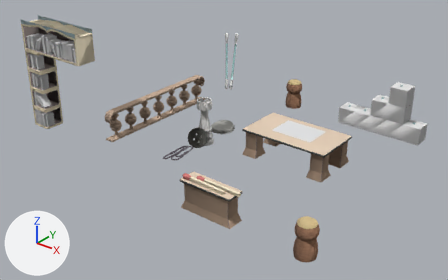
The glTF model www/models/lba2/iso_scenes/92.glb as it was, and as the next commit left it.
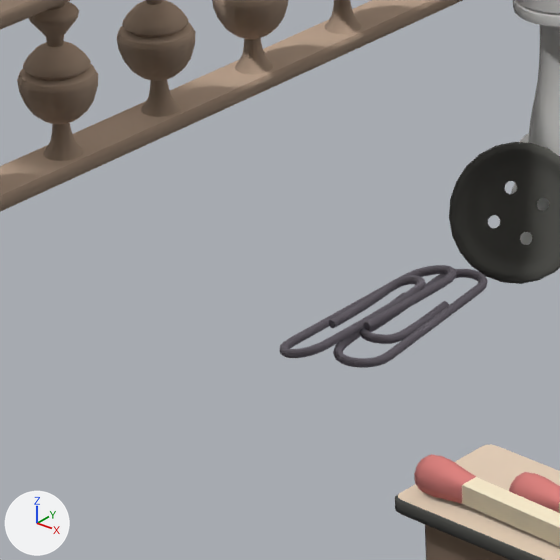
The first picture shows the older version from a camera (50 mm lens) standing at (41.9, -61.8, 16.3) and looking at (23.8, -39.2, 2.3). The close-ups show both versions on the part from 27% to 45% of the width and 38% to 67% of the height of that picture; other places that the commit changed are outside them. Lighting does not change. The marker at lower left points along +X, +Y and +Z. Where no turn or scale is listed for an object, it has been applied to the vertices.

Script lines for the objects in view, before the commit:
```python
me_mesh_0 = bpy.data.meshes.new('Mesh_0')
me_mesh_0.from_pydata(...)  # 11632 vertices, 22800 faces; spans x 16.0..31.9, y -45.0..-30.0, z 1.0..8.5
me_mesh_0.materials.append(mat_material_0)
ob_colored = bpy.data.objects.new('colored', me_mesh_0)
ob_colored.location = (0.0, 0.0, 0.0)
```
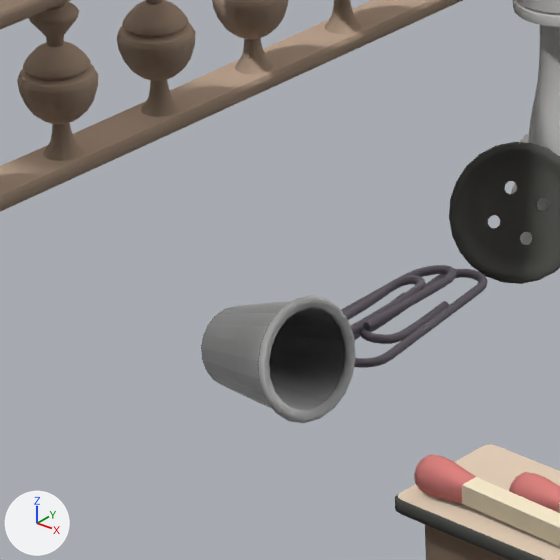
Where the change shows, as pixel boxes [x1, y1, x2, y2] in the close-ups (560 x 560 px):
'original_9', added: after [201, 295, 356, 423]

The change, as a list of edits to the scene's bpy script:
```text
Add mat_keepmat_thimble:
    mat_keepmat_thimble = principled_material('keepMat_thimble')
    mat_keepmat_thimble.base_color = (0.8, 0.8, 0.8)  # white #e7e7e7
    mat_keepmat_thimble.metallic = 0.308
    mat_keepmat_thimble.roughness = 0.0885
Add me_mesh_15:
    me_mesh_15.from_pydata(...)  # 402 vertices, 800 faces; spans x 21.0..22.048, y -41.986..-41.023, z 1.0..1.944
    me_mesh_15.materials.append(mat_keepmat_thimble)  # its picture is missing
Add ob_original_9:
    ob_original_9 = bpy.data.objects.new('original_9', me_mesh_15)
    ob_original_9.location = (0.0, 0.0, 0.0)
```
